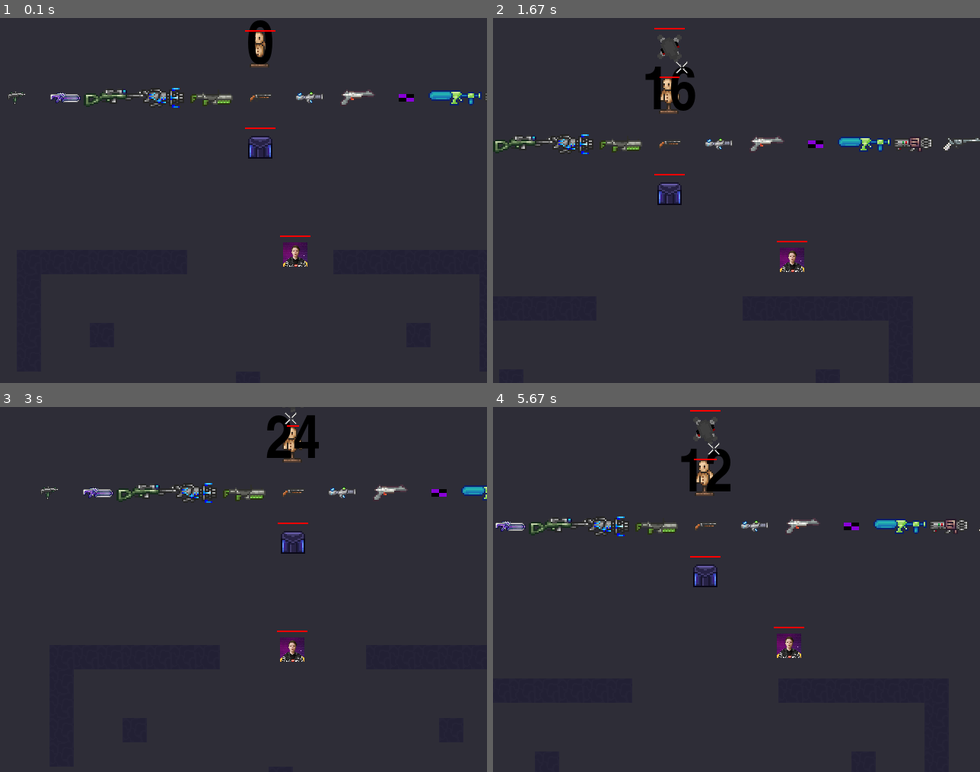
Above: before the commit, frames 1-4 (two rows, left to right).
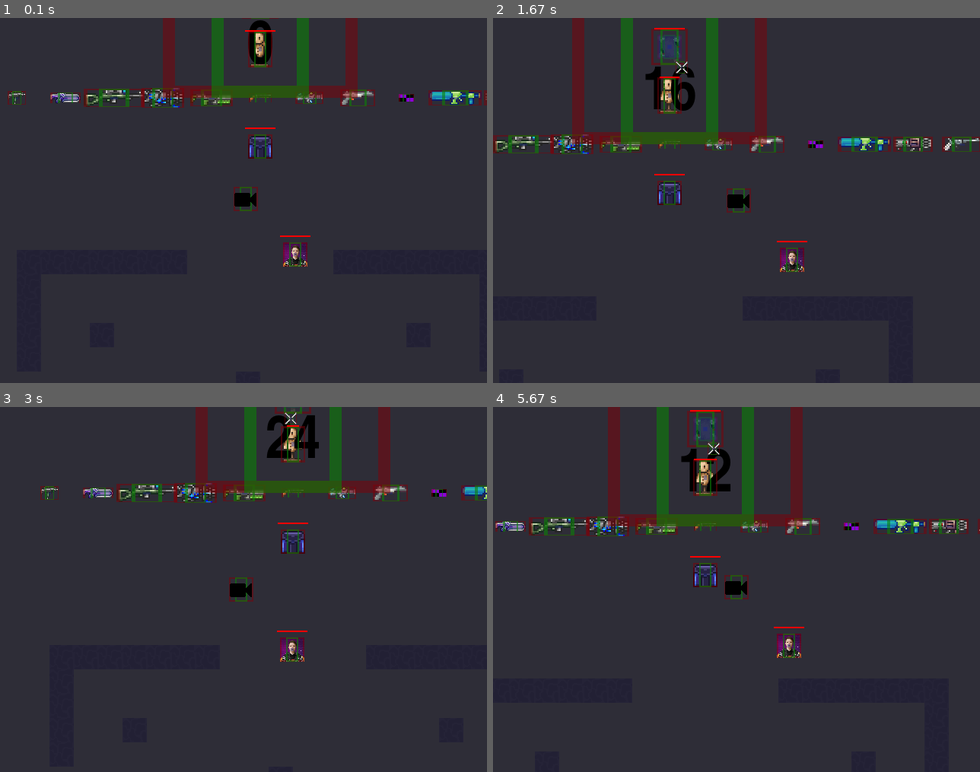
Above: after the commit, the same moments.

Repository: RyDawg-Studios/Chipset
Game: pygame game, started from main.py
Same seed, same stepped clock (60 frames per second), same inputs: the game is played once before the commit and once after it.
Inputs:
- Up to frame 1 (0.1 s): no input
- Up to frame 2 (1.67 s): hold Right 0.33-0.8 s; hold Up 0.83-1.13 s; hold Right 1.17-1.63 s
- Up to frame 3 (3 s): hold Left 1.67-2.2 s; hold Down 2.23-2.53 s; hold Left 2.57-2.97 s
- Up to frame 4 (5.67 s): hold Up 3-3.37 s; hold Right 3.4-4.03 s; hold Down 4.07-4.43 s; hold Left 4.47-4.93 s; hold Right 4.97-5.43 s; hold Up from 5.47 s (still down)

The runs differ from the first frame. In frame 1, 4.7% of the frame differs, in the area x 1-100%, y 0-69%; in frame 2, 6.5%, in the area x 0-100%, y 0-70%; in frame 3, 4.8%; in frame 4, 6.3%.

Commit message:
User Interface object manager added to Display Manager

Diff:
--- a/data/engine/cfg/engineconfig.json
+++ b/data/engine/cfg/engineconfig.json
@@ -6,11 +6,11 @@
         "icon": "r'data\\assets\\sprites\\me.png'",
         "fullscreen": false,
         "hideMouseCursor": false,
-        "debugMode": false,
+        "debugMode": true,
 
         "network":
         {
-            "connectToServer": true,
+            "connectToServer": false,
             "address": "127.0.0.1"
         }
     }
--- a/data/engine/display/display_manager.py
+++ b/data/engine/display/display_manager.py
@@ -1,5 +1,9 @@
 import pygame
 import json
+from data.engine.debug.debugObject import TestSpriteActor
+
+from data.engine.object.object_manager import ObjectManager
+
 
 
 class DisplayManager:
@@ -11,11 +15,15 @@
         self.bgimg = ''
         self.scroll = [0, 0]
 
+        self.userInterface = None
+
 
     def activate(self):
         self.configurewindow()
+        self.userInterface = ObjectManager(pde=self.pde)
 
     def update(self):
+        self.userInterface.update()
         pygame.display.update()
 
         if self.bg == False:
@@ -28,6 +36,7 @@
                 if object.scroll == True:
                     object.rect.centerx -= self.scroll[0]
                     object.rect.centery -= self.scroll[1]
+
 
         self.group.update()
         self.group.draw(self.screen)
